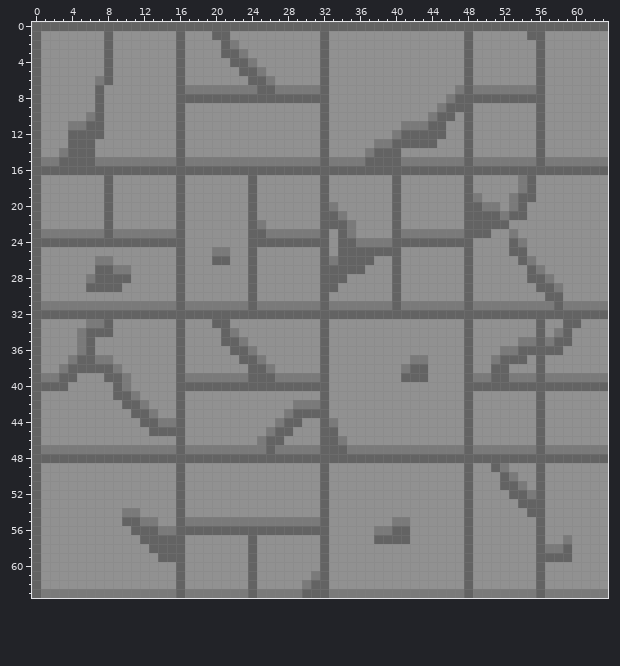
Pixel-art sprite -- Assets/Resources/Sprites/Tiles/tile_dungeon_floor_stone.png. Above is the file before it was changed.
The file is 64x64 pixels. Colours within 5 levels of each other are drawn and written as one.
The result:
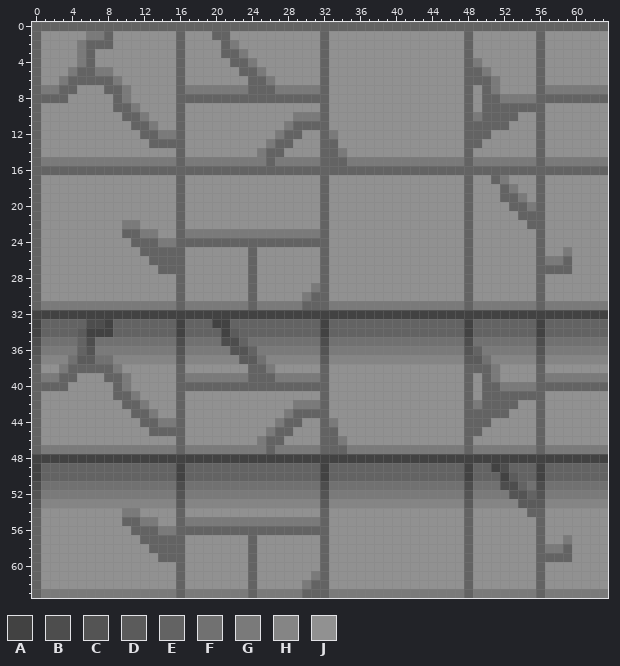
Palette (. is transparent): A #424242  B #4d4d4d  C #545454  D #5b5b5b  E #636363  F #717171  G #7a7a7a  H #858585  J #919191
Difference:
Changed rows in their new state; - is an unchanged pixel.
first column x 0:
 1 ------GG-----------------------------------------------J--------
 2 -----GEE--------------------------------------------------------
 3 -----GE-J-------------------------------------------------------
 4 -----GE-J----------------------------------------G--------------
 5 ----GEEGG----------------------------------------EG-------------
 6 ---GEEEE-G---------------------------------------EEG------------
 7 -GGEE--JEEG-------------E----------------------J-JE-JJJJ-GGGGGGG
 8 -EEE---J-EG-----------------------------------JJ-J--GGGG-EEEEEEE
 9 -------J-EEG---------------------------------JJJ--EEEEEE--------
10 ------JJ--EEG----------------GGG------------JJJ--GEEEE----------
11 ----JJJJ---EEG--------------GEEE---------JJJJJ---EEEE-----------
12 ----JJJJ----EEGG-----------GEE---G------JJJJJJ---EE-------------
13 ----JJJ------EEE----------GEE----E----JJJJJJJ----E--------------
14 ---JJJJ------------------GEE-----EG--JJJJ-----------------------
15 ---GGGG-------------------E------EE--GGGG-----------------------
17 --------J---------------J---------------J----------EG-JJE-------
18 --------J---------------J---------------J-----------EGJJE-------
19 --------J---------------J---------------J--------J--EEGJE-------
20 --------J---------------J--------J------J--------JJJ-E-GE-------
21 --------J---------------J--------JJ-----J--------JJJJJ-EE-------
22 --------J-GG------------JJ-------JJJ----J--------JJJJ--EE-------
23 -JJJJJJJJJEE--JJ-GGGGGGGGG--------JJ----JJJJJJJJ-JJ--J--E-------
24 -JJJJJJJJJJ---GG-EEEEEEE----------JJJJJJJJJJJJJJ-----JJ-E-------
25 ------------EEEE----JJ------------JJJJJJJ------------JJ-E--G----
26 -------JJ----EEE----JJ-----------JJJJJ--J-------------JJEGGE----
27 -------JJJJ---EE-----------------JJJJ---J--------------JEEEE----
28 ------JJJJJ----------------------JJ-----J--------------J-J------
29 ------JJJJ---------------------G-J------J----------------JJ-----
30 ------------------------------GE--------J---------------EJJ-----
31 ------------------------------EE--------G---------------E-G-----
32 AAAAAAAAAAAAAAAAAAAAAAAAAAAAAAAAAAAAAAAAAAAAAAAAAAAAAAAAAAAAAAAA
33 AEEEEEBBAEEEEEEEAEEEAAEEEEEEEEEEAEEEEEEEEEEEEEEEAEEEEEEEAEE--EEE
34 AEEEEDAAAEEEEEEEAEEEEADEEEEEEEEEAEEEEEEEEEEEEEEEAEEEEEEEAEE-EEEE
35 BFFFFEBFFFFFFFFFBFFFFBBEFFFFFFFFBFFFFFFFFFFFFFFFBFFFFFFFBFFFFFFF
36 CGGGGECGGGGGGGGGCGGGGGCCEGGGGGGGCGGGGGGGGGGGGGGGCEGG--GGCGGGGGGG
37 DHHHFDDFFHHHHHHHDHHHHHHDDFHHHHHHDHHHHHHHHHHHHHHHDDFHHHHHDHHHHHHH
38 -----------------------------------------JJJ-----EEGJ-----------
39 -----------------------------------------JJJ-----JEGJJJJ--------
40 -------------------------------------------------J--GGGG--------
41 --------------------------------------------------EEEEEE--------
42 -------------------------------------------------GEEEE----------
43 -------------------------------------------------EEEE-----------
44 -------------------------------------------------EE-------------
45 -------------------------------------------------E--------------
48 AAAAAAAAAAAAAAAAAAAAAAAAAAAAAAAAAAAAAAAAAAAAAAAAAAAAAAAAAAAAAAAA
49 AEEEEEEEEEEEEEEEAEEEEEEEEEEEEEEEAEEEEEEEEEEEEEEEAEEABEEEAEEEEEEE
50 AEEEEEEEEEEEEEEEAEEEEEEEEEEEEEEEAEEEEEEEEEEEEEEEAEEEADEEAEEEEEEE
51 BFFFFFFFFFFFFFFFBFFFFFFFFFFFFFFFBFFFFFFFFFFFFFFFBFFFBBEFBFFFFFFF
52 CGGGGGGGGGGGGGGGCGGGGGGGGGGGGGGGCGGGGGGGGGGGGGGGCGGGGCCECGGGGGGG
53 DHHHHHHHHHHHHHHHDHHHHHHHHHHHHHHHDHHHHHHHHHHHHHHHDHHHHHDDDHHHHHHH
55 ----------------------------------------JJ----------------------
56 --------------------------------------JJJJ----------------------
57 --------------------------------------JJJJ----------------------
Changed places in both pictures, as pixel boxes (x1, y1, x2, y2):
changed: (32, 31, 608, 544)
